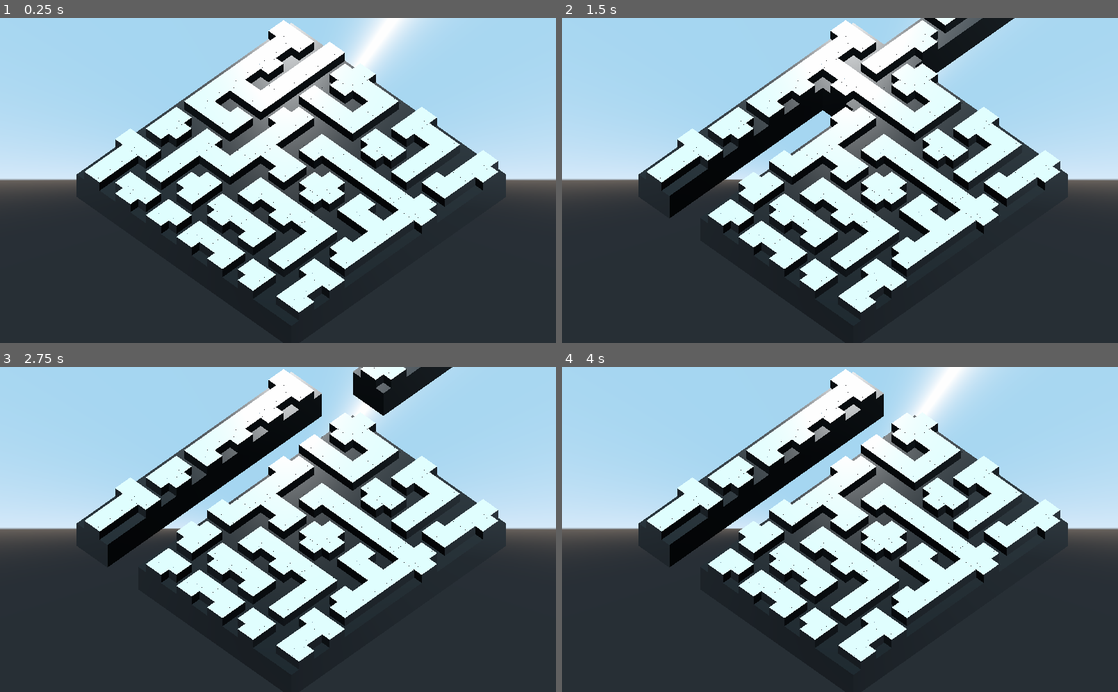
Above: before the commit, frames 1-4 (two rows, left to right).
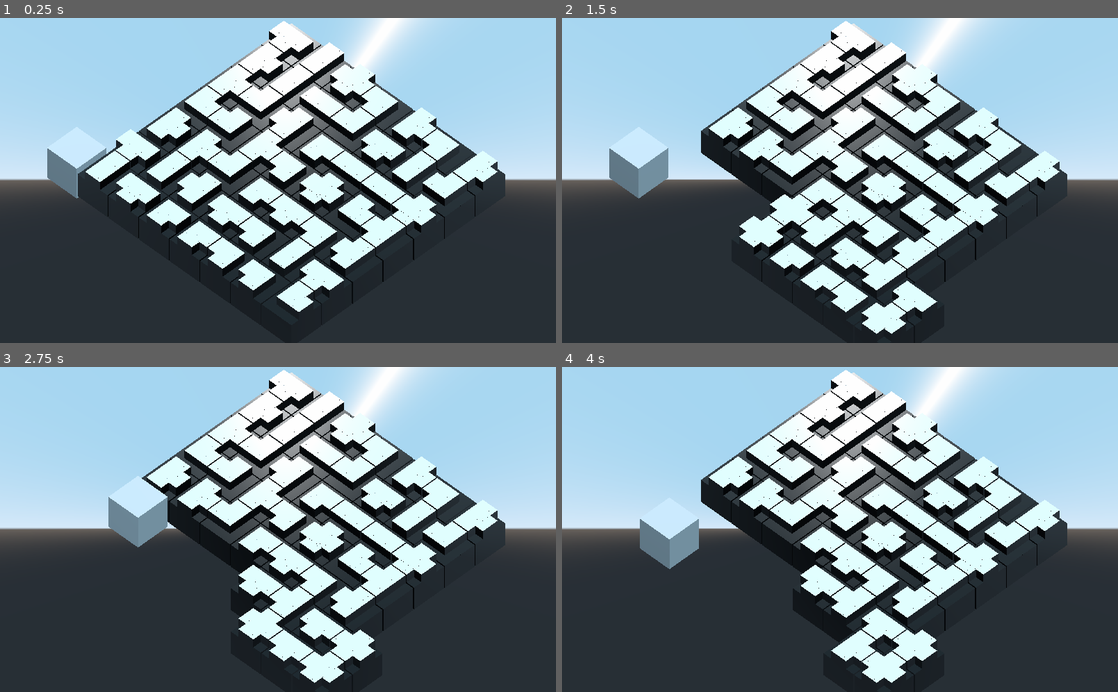
Above: after the commit, the same moments.

Repository: Maxic/magicmaze
Game: Godot game, scene res://main.tscn
Two runs of this game, one before a commit and one after it. Both use one fixed random seed, a clock stepped at 60 frames per second and the inputs below.
Inputs:
- Up to frame 1 (0.25 s): no input
- Up to frame 2 (1.5 s): tap Enter (ui_accept) at 0.5, 0.6, 0.77, 1.07, 1.35 s; hold Right (ui_right) 0.53-1.28 s; hold Left (ui_left) from 1.28 s (still down)
- Up to frame 3 (2.75 s): tap Enter (ui_accept) at 1.52, 1.82, 2.1 s; release Left (ui_left) at 2.03 s; hold Right (ui_right) from 2.03 s (still down)
- Up to frame 4 (4 s): tap Enter (ui_accept) at 2.75, 2.85, 3.02, 3.32, 3.5, 3.6, 3.77 s; release Right (ui_right) at 3.53 s; hold Left (ui_left) from 3.53 s (still down)

The runs differ from the first frame. In frame 1, 3.2% of the frame differs, in the area x 8-91%, y 0-91%; in frame 2, 13%; in frame 3, 13%, in the area x 13-91%, y 0-100%; in frame 4, 12%.

Commit message:
added indicator block and moving grid

Diff:
--- a/scripts/grid.gd
+++ b/scripts/grid.gd
@@ -5,6 +5,10 @@
 var GRID_WIDTH = 7
 var grid = []
 var type_arr
+
+var static_pos_arr = [[-1, 6], [-1, 5], [-1, 4], [-1, 3], [-1, 2], [-1, 1], [-1, 0], [0, -1], [1, -1], [2, -1], [3, -1], [4, -1], [5, -1], [6, -1], [7, 0], [7, 1], [7, 2], [7, 3], [7, 4], [7, 5], [7, 6], [6, 7], [5, 7], [4, 7], [3, 7], [2, 7], [1, 7], [0, 7]]
+var indicator_index = 0
+var indicator_tile
 
 func _ready():
 	type_arr = ["cross_n_e_s_w", "straight_n_s", "straight_e_w", "corner_n_w", "corner_n_e", "corner_s_w", "corner_s_e", "t_n_e_s", "t_n_e_w", "t_n_w_s", "t_s_e_w"]
@@ -20,6 +24,12 @@
 			grid[y][x] = tile
 		# TODO: Yoink weight system from seagull to distribute tiles
 
+	# Place indicator cube
+	var indicator_pos = static_pos_arr[indicator_index]
+	indicator_tile = Tile.new(indicator_pos[0], indicator_pos[1], null)
+	add_child(indicator_tile)
+
+
 func initialize_grid():
 	for x in range(GRID_WIDTH):
 		grid.append([])
@@ -28,7 +38,20 @@
 
 func _physics_process(_delta):
 	if Input.is_action_just_pressed("ui_accept"):
-		move_row_vertical(1, true)
+		if indicator_tile.x == -1 || indicator_tile.x == 7:
+			move_row_horizontal(indicator_tile.y, indicator_tile.x == -1)
+		if indicator_tile.y == -1 || indicator_tile.y == 7:
+			move_row_vertical(indicator_tile.x, indicator_tile.y == 7)
+
+	if Input.is_action_just_pressed("ui_right"):
+		indicator_index += 1
+		var indicator_pos = static_pos_arr[indicator_index%28]
+		indicator_tile.move_to_pos(indicator_pos[0], indicator_pos[1])
+
+	if Input.is_action_just_pressed("ui_left"):
+		indicator_index -= 1
+		var indicator_pos = static_pos_arr[indicator_index%28]
+		indicator_tile.move_to_pos(indicator_pos[0], indicator_pos[1])
 
 func move_row_horizontal(row, right):
 	for tile in grid[row]:
@@ -36,6 +59,7 @@
 			tile.move_to_pos(tile.x+1, tile.y)
 		else:
 			tile.move_to_pos(tile.x-1, tile.y)
+	update_grid()
 
 func move_row_vertical(column, up):
 	for row in grid:
@@ -44,3 +68,28 @@
 			tile.move_to_pos(tile.x, tile.y-1)
 		else:
 			tile.move_to_pos(tile.x, tile.y+1)
+	update_grid()
+
+# TODO: Add indicator tile, remove old tile, etc
+func update_grid():
+	for tile in get_tree().get_nodes_in_group("tiles"):
+		if tile.x < GRID_WIDTH && tile.y < GRID_HEIGHT:
+			grid[tile.y][tile.x] = tile
+
+#	for i in range(6,-1,-1):
+#		var block = Tile.new(-1, i, null)
+#		static_pos_arr.append([-1, i])
+#		add_child(block)
+#	for i in range(7):
+#		var block = Tile.new(i, -1, null)
+#		static_pos_arr.append([i, -1])
+#		add_child(block)
+#	for i in range(7):
+#		var block = Tile.new(7, i, null)
+#		static_pos_arr.append([7, i])
+#		add_child(block)
+#	for i in range(6,-1,-1):
+#		var block = Tile.new(i, 7, null)
+#		static_pos_arr.append([i, 7])
+#		add_child(block)
+#	print(static_pos_arr)
--- a/scripts/tile.gd
+++ b/scripts/tile.gd
@@ -16,14 +16,22 @@
 var t_n_e_w = preload("res://scenes/t_n_e_w.tscn")
 var t_n_w_s = preload("res://scenes/t_n_w_s.tscn")
 var t_s_e_w = preload("res://scenes/t_s_w_e.tscn")
+var def_block = preload("res://scenes/default_cube.tscn")
 
 func _init(x_pos, y_pos, path_type):
 	self.x = x_pos
 	self.y = y_pos
 	self.type = get_type(path_type)
+	self.scale = Vector3(.97,.97,.97)
 
+	# Add to correct group
+	add_to_group("tiles")
+
+	# Move to correct position
 	move_to_pos(x, y)
 	var mesh = self.type.instance()
+
+	# Initialize self in world
 	add_child(mesh)
 
 func move_to_pos(x_pos, y_pos):
@@ -55,3 +63,5 @@
 			return t_n_w_s
 		"t_s_e_w":
 			return t_s_e_w
+		_:
+			return def_block
